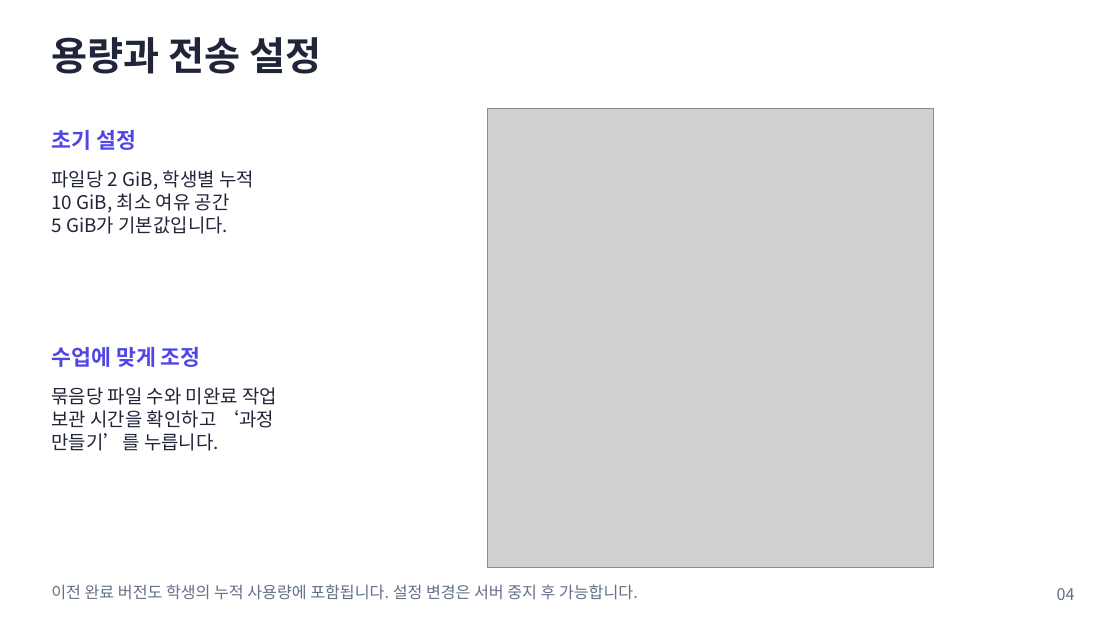
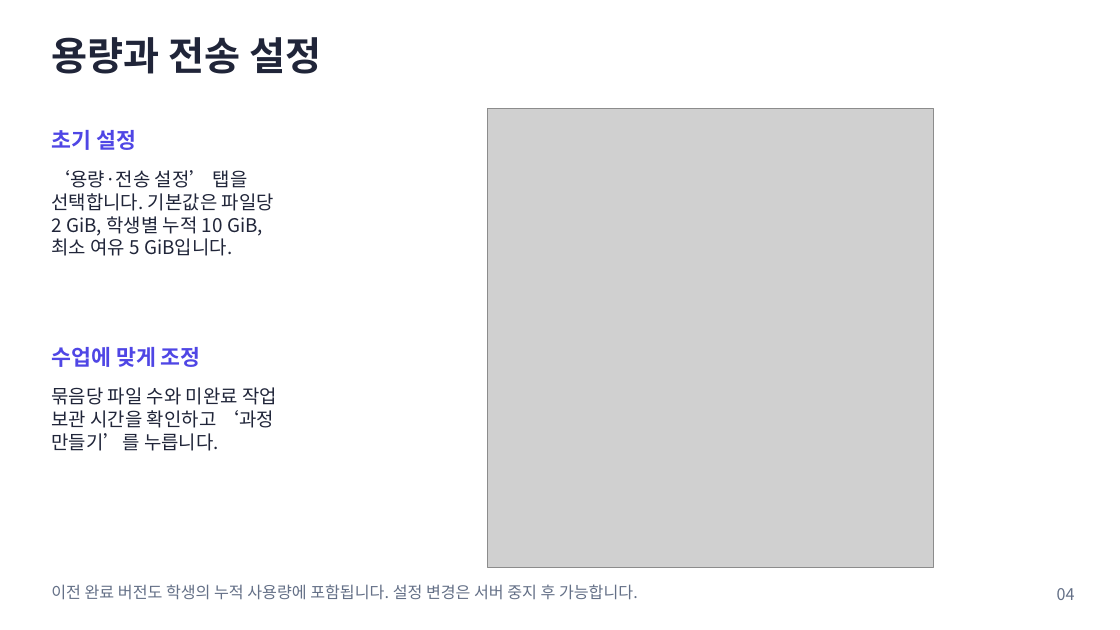
Before and after one commit to prozac0401/AssignmentHub, a slide deck: slide 4 of docs/manual/AssignmentHub_사용자_매뉴얼.pptx. Drawn at 1120x630 pixels with LibreOffice and Linux fonts; fonts in the diff are those of the drawing; grey boxes stand for pictures. Boxes give left, top, right and bottom in pixels: in the first picture for what was removed or moved away, otherwise in the second. Text is boxed around its words. In the diff, an @@ line names an element or a change of style, - is before the commit and + after.

```diff
--- a/docs/manual/AssignmentHub_사용자_매뉴얼.pptx
+++ b/docs/manual/AssignmentHub_사용자_매뉴얼.pptx
@@ text at bbox=[51, 170, 274, 256]: text changed @@
-파일당 2 GiB, 학생별 누적
-10 GiB, 최소 여유 공간
-5 GiB가 기본값입니다.
+‘용량·전송 설정’ 탭을
+선택합니다. 기본값은 파일당
+2 GiB, 학생별 누적 10 GiB,
+최소 여유 5 GiB입니다.
```
Also in this commit, not shown: 1 other slide changed, 9 other files.
